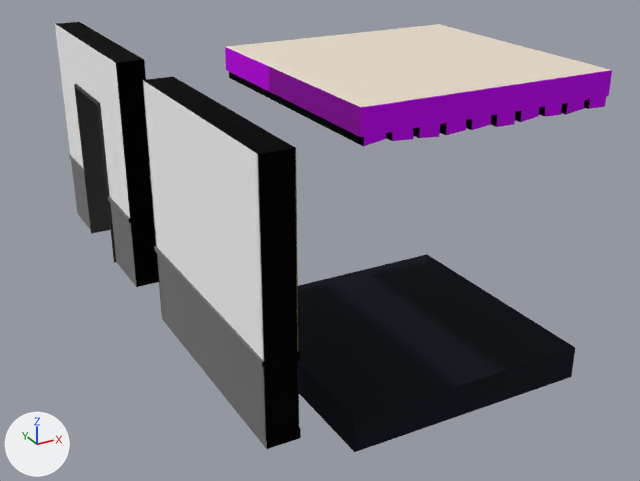
The FBX model Assets/Art/Models/Modulos/Cosas.fbx, before and after one commit.
Before and after are seen from a 50 mm lens placed at (-3.97, -6.46, 5.32), pointed at (1.18, 2.89, 0.64). The lights are fixed; the arrows at lower left show +X, +Y and +Z. The first picture is the older version. Where no turn or scale is listed for an object, it has been applied to the vertices.

Objects in the first picture: 'Marco', 'Piso', 'Techo', 'Wall', 'WallVariant'.
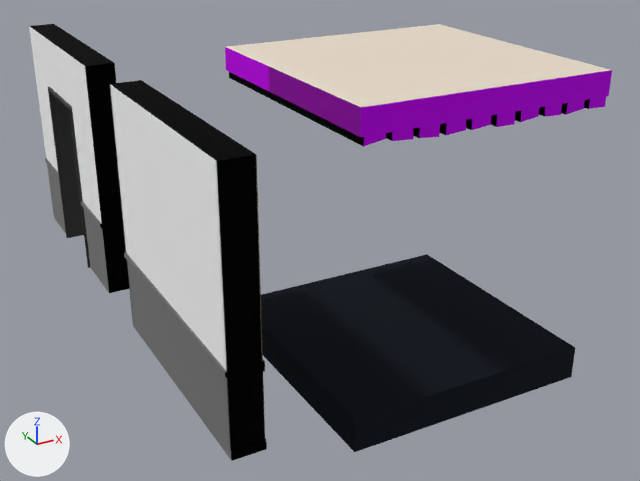
Location of each change, (x1, y1, x2, y2) in pixels of the pictures (640 x 481 px; the box of a moved part takes in the faces that stretch with it):
'Wall', moved
    before: (143, 77, 301, 449)
    after: (110, 80, 267, 461)
'WallVariant', reshaped
    before: (55, 22, 159, 287)
    after: (29, 24, 129, 293)
'Marco', deleted
    before: (74, 84, 116, 262)
part 2 of me_cube_014, added
    after: (48, 87, 90, 268)
part 3 of me_cube_014, moved or reshaped
    before: (55, 22, 159, 287)
    after: (29, 24, 129, 293)
part 4 of me_cube_014, surface changed
    before: (77, 208, 136, 286)

Edits to the bpy script that builds the scene:
```text
Change me_cube_014:
    used by ob_wallvariant; location = (-1.0, 4.0, 0.0)
    remove me_cube_014.from_pydata(...)  # 64 vertices, 62 faces; spans x -0.02..0.38, y 0.0..3.0, z 0.0..3.0
    add me_cube_014.from_pydata(...)  # 80 vertices, 76 faces; spans x -0.4..0.06, y 0.0..3.0, z 0.0..3.0
    me_cube_014 part 2: a new loose piece of 16 vertices spanning x -0.4..0.06, y 0.9..2.1, z 0.0..2.3, in mat_arriba (picture img_texture_atlas_png)
    me_cube_014 part 3
    56 vertices are removed from x -0.02..0.38, y 0.0..3.0, z 0.0..3.0
    62 faces are deleted
    48 vertices are added at x -0.39..0.01, y 0.0..3.0, z 0.0..3.0
    8 new vertices lie (-0.36, 0.0, 0.0) away from vertices in x -0.01, y 0.0..3.0, z 0.0..0.11
    62 new faces join them
    me_cube_014 part 4: 2 kept faces spanning x 0.0, y 0.0..3.0, z 0.0..0.11 get new texture (UV) coordinates
Change me_cube_013:
    used by ob_wall; location = (-1.0, 0.0, 0.0)
    remove me_cube_013.from_pydata(...)  # 48 vertices, 46 faces; spans x -0.02..0.38, y 0.0..3.0, z 0.0..3.0
    add me_cube_013.from_pydata(...)  # 48 vertices, 46 faces; spans x -0.39..0.01, y 0.0..3.0, z 0.0..3.0
    me_cube_013 part 1: the whole mesh is moved by (-0.37, 0.0, 0.0)
Remove ob_marco:
    ob_marco = bpy.data.objects.new('Marco', me_cube_008)
    ob_marco.location = (-0.8, 5.5, 1.52)
```
